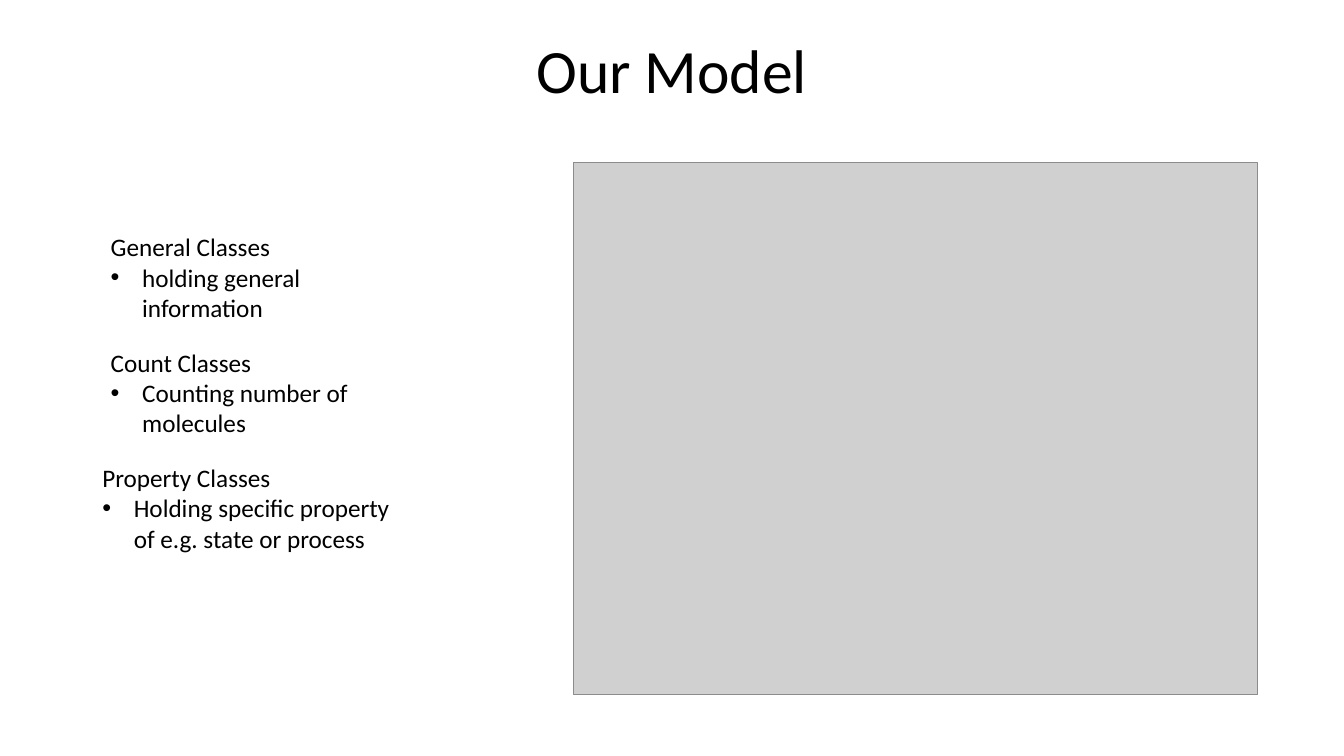
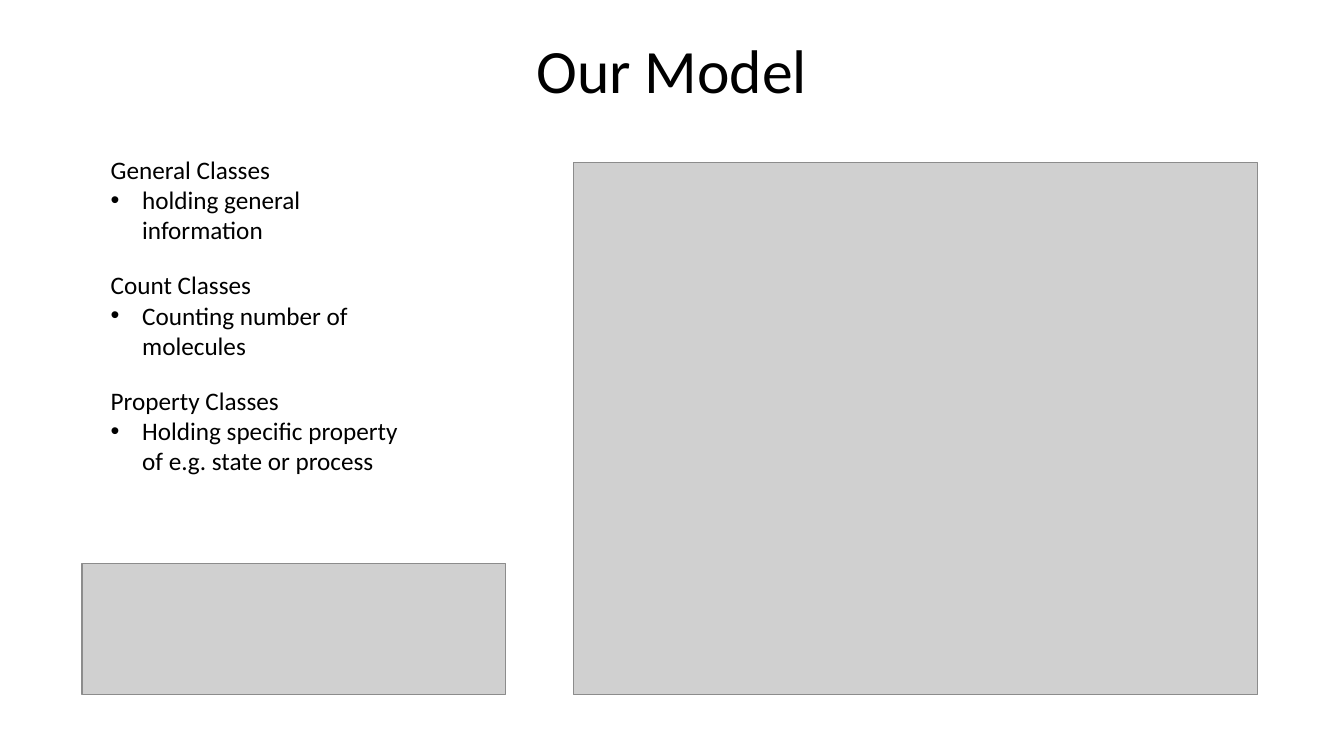
Before and after one commit to theinfluenzor/fachkurs_master_2016, a slide deck: slide 3 of Project/Introduction/Project Overview.pptx. Drawn at 1344x756 pixels with LibreOffice and Linux fonts; fonts in the diff are those of the drawing; grey boxes stand for pictures. Boxes give left, top, right and bottom in pixels: in the first picture for what was removed or moved away, otherwise in the second. Text is boxed around its words. In the diff, an @@ line names an element or a change of style, - is before the commit and + after.

```diff
--- a/Project/Introduction/Project Overview.pptx
+++ b/Project/Introduction/Project Overview.pptx
@@ text "General Classes": place and size @@
-text "General Classes" at (111, 238, 300, 317)
+text "General Classes" at (111, 161, 300, 239)
@@ text "Count Classes": place and size @@
-text "Count Classes" at (111, 354, 348, 433)
+text "Count Classes" at (111, 276, 348, 356)
@@ text "Property Classes": place and size @@
-text "Property Classes" at (102, 469, 389, 553)
+text "Property Classes" at (111, 392, 397, 475)
@@ picture added at (82, 564, 505, 695) @@
```
Also in this commit, not shown: 1 other file.
